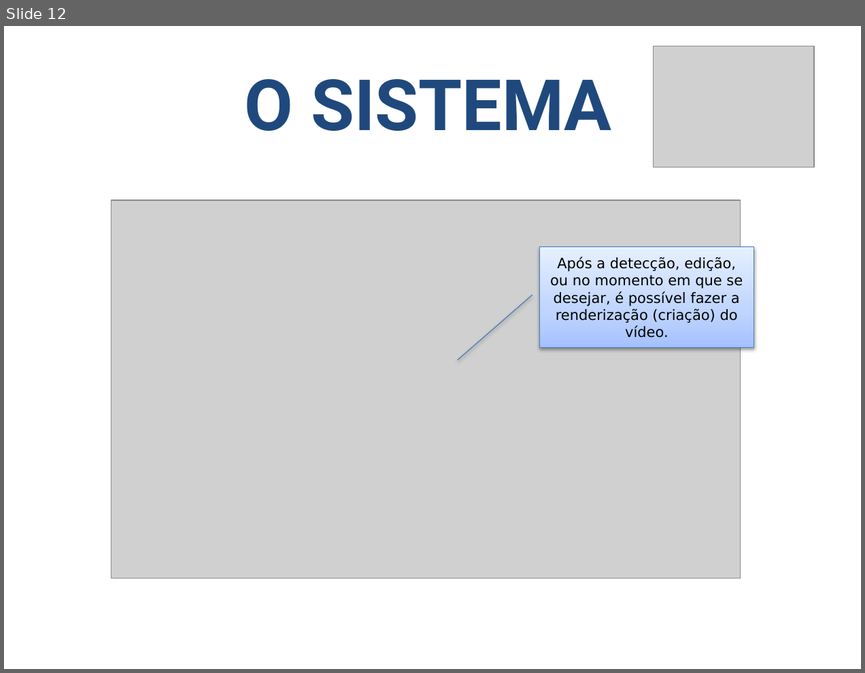
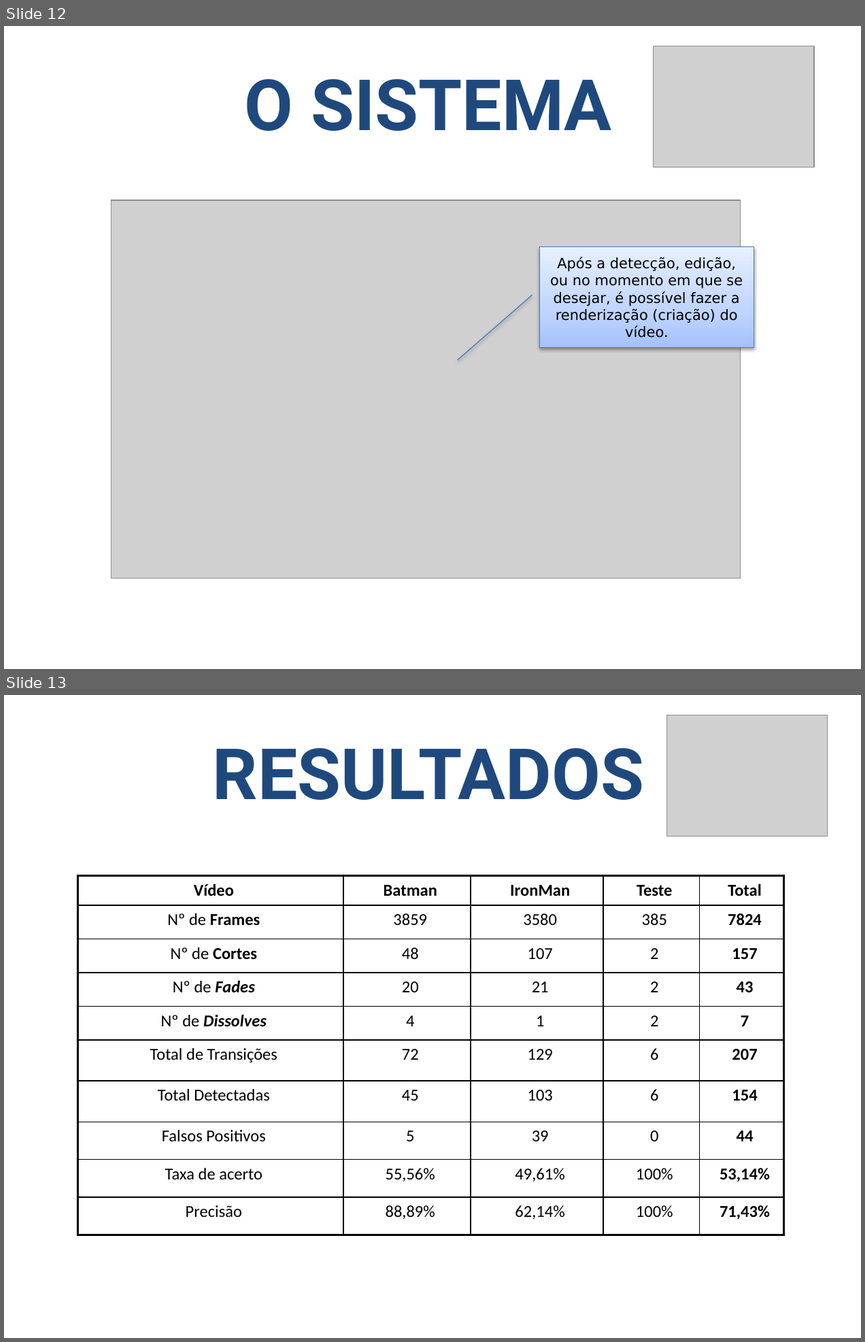
Before and after one commit to fabriciols/m-fit, a slide deck: Expocom/Apresentação_Final.pptx. Shown one above the other, each under a label of ours: slide 12 before the commit, slides 12 and 13 after it. The pictures are 865x673 and 865x1342 pixels, drawn with LibreOffice and Linux fonts; fonts in the diff are those of the drawing; grey boxes stand for pictures; background and template pictures are left out. Boxes give left, top, right and bottom in pixels: in the first picture for what was removed or moved away, otherwise in the second. Text is boxed around its words. In the diff, an @@ line names an element or a change of style, - is before the commit and + after.

Commit message:
conclusao e resultados nas apresentações

```diff
--- a/Expocom/Apresentação_Final.pptx
+++ b/Expocom/Apresentação_Final.pptx
@@ slide 13 added at [4, 695, 861, 1338], background picture (left out) @@
@@ picture added at [666, 715, 827, 836] @@
@@ title added at [213, 748, 644, 800], 59.4 pt, text #1F497D, bold @@
+RESULTADOS
@@ table added at [77, 876, 783, 1235], 10 rows, 5 columns @@
+Vídeo | Batman | IronMan | Teste | Total
+Nº de Frames | 3859 | 3580 | 385 | 7824
+Nº de Cortes | 48 | 107 | 2 | 157
+Nº de Fades | 20 | 21 | 2 | 43
+Nº de Dissolves | 4 | 1 | 2 | 7
+Total de Transições | 72 | 129 | 6 | 207
+Total Detectadas | 45 | 103 | 6 | 154
+Falsos Positivos | 5 | 39 | 0 | 44
+Taxa de acerto | 55,56% | 49,61% | 100% | 53,14%
+Precisão | 88,89% | 62,14% | 100% | 71,43%
```
Also in this commit, not shown: 1 slide changed, 1 other slide added.
